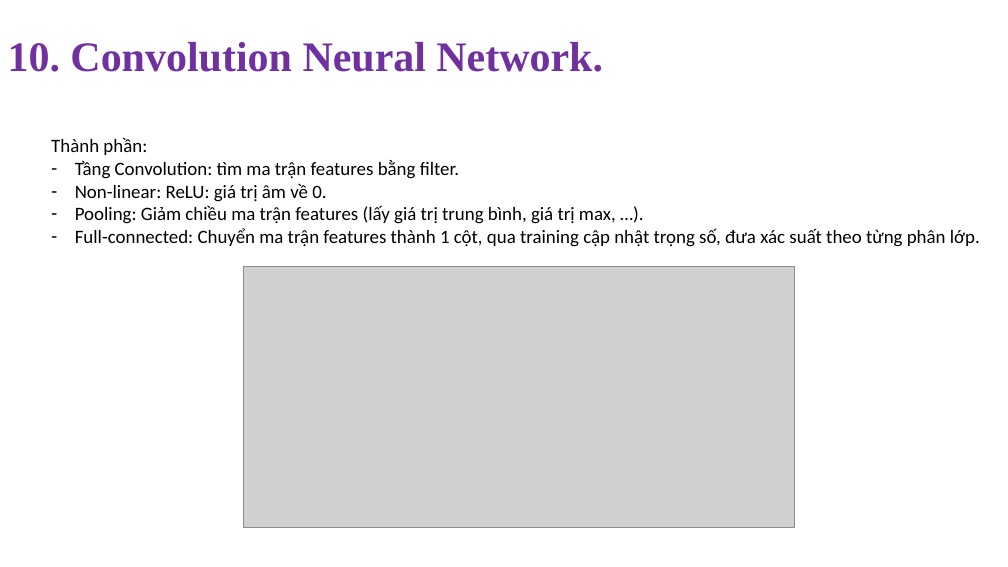
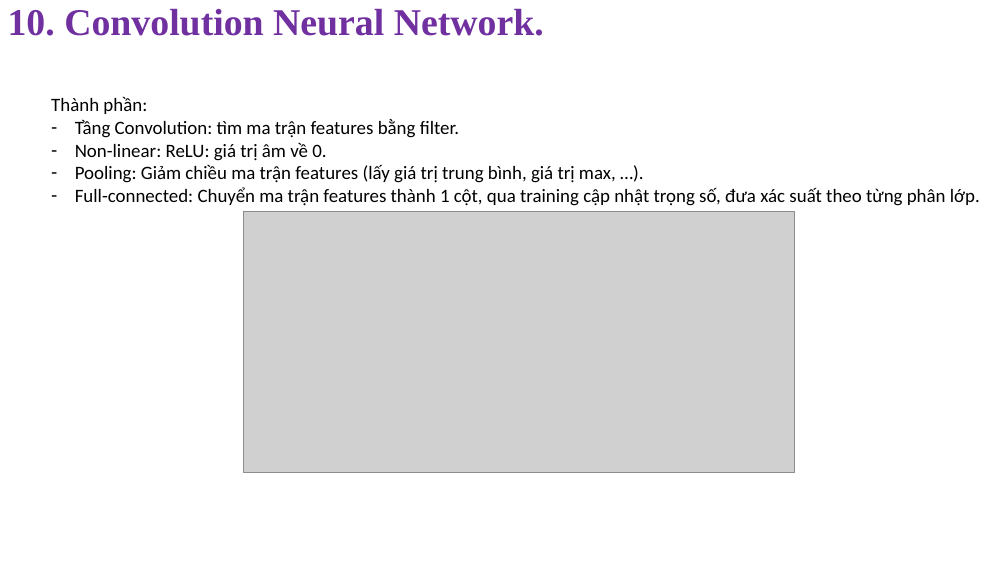
Before and after one commit to NghiLamPhuc/MachineLearning_2020_2021_HK1, a slide deck: slide 51 of FinalProject/Final.pptx. Drawn at 1008x567 pixels with LibreOffice and Linux fonts; fonts in the diff are those of the drawing; grey boxes stand for pictures. Boxes give left, top, right and bottom in pixels: in the first picture for what was removed or moved away, otherwise in the second. Text is boxed around its words. In the diff, an @@ line names an element or a change of style, - is before the commit and + after.

```diff
--- a/FinalProject/Final.pptx
+++ b/FinalProject/Final.pptx
@@ title "10. Convolution Neural Network." at [8, 8, 544, 36]: size 40 to 36 pt @@
@@ text "Thành phần:": place and size @@
-text "Thành phần:" at [51, 137, 980, 247]
+text "Thành phần:" at [51, 96, 980, 206]
@@ picture: place and size @@
-picture at [244, 267, 795, 528]
+picture at [244, 212, 795, 473]
```
Also in this commit, not shown: 18 other slides changed, 50 other files.
